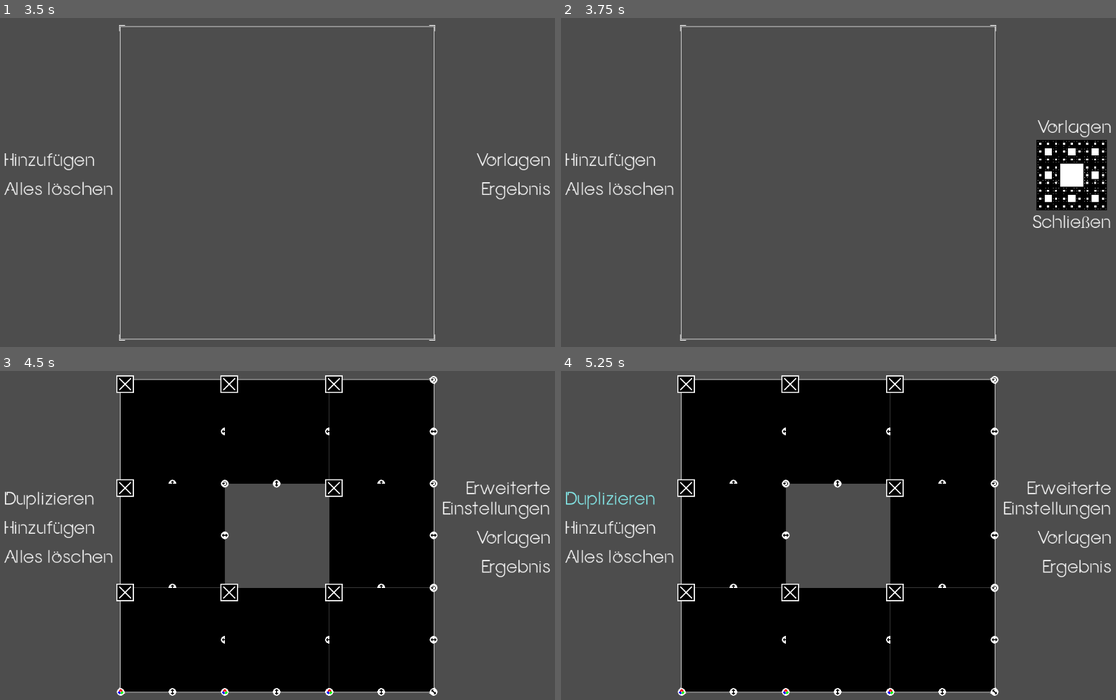
Above: before the commit, frames 1-4 (two rows, left to right).
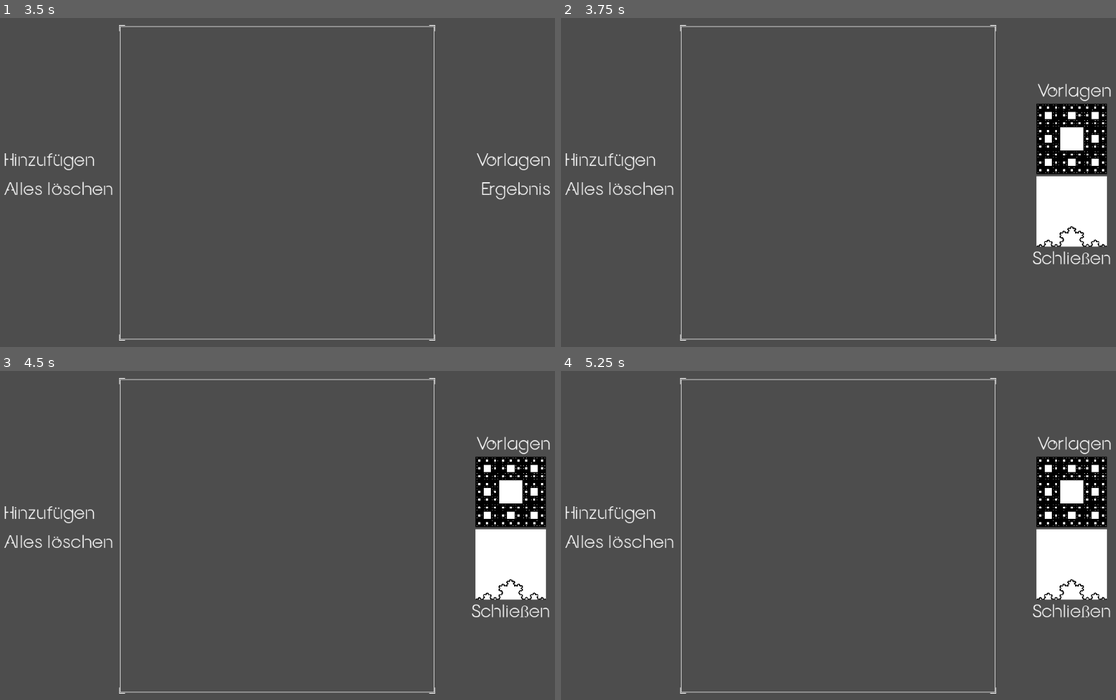
Above: after the commit, the same moments.

Repository: Anomasie/Fractals
Game: Godot game, scene res://scenes/GUI.tscn
The game is run twice, just before and just after one commit, with the same random seed, the same clock (stepped at 60 frames per second) and the same inputs.
Inputs (mouse positions are in pixels of both pictures, inside the frame that each line leads up to):
- Up to frame 1 (3.5 s): click "Alles löschen" at 0.5 s; click "Erweiterte Einstellungen" at 1.25 s; click "Hinzufügen" at 2 s; click (299, 116) at 2.75 s
- Up to frame 2 (3.75 s): click "Vorlagen" at 3.5 s
- Up to frame 3 (4.5 s): click (510, 528) at 4.27 s
- Up to frame 4 (5.25 s): click (622, 499) at 5 s, where only the run before the commit has a clickable "Duplizieren"

Frame 1 is identical in both runs. In frame 2, 4.9% of the frame differs, in the area x 85-100%, y 19-75%; in frame 3, 55%, in the area x 0-100%, y 1-99%; in frame 4, 55%.
Error before the commit: Invalid call. Nonexistent function 'get_contraction' in base 'Nil'. (res://scenes/PlaygroundUI.gd:94)
Error after the commit: Invalid call. Nonexistent function 'get_contraction' in base 'Nil'. (res://scenes/PlaygroundUI.gd:96)

Commit message:
added preset 2

Diff:
--- a/scenes/AdvancedOptions.gd
+++ b/scenes/AdvancedOptions.gd
@@ -29,10 +29,14 @@
 	# see below
 	if contraction.rotation == 0: # otherwise, weird rounding errors occur
 		Rotation.value = 0
-	elif contraction.rotation / (2 * PI) * 360 < 0:
-		Rotation.value = - contraction.rotation / (2 * PI) * 360
 	else:
-		Rotation.value = 360 - contraction.rotation / (2 * PI) * 360
+		var rot_value = 360 - contraction.rotation / (2 * PI) * 360
+		while rot_value < 0 or rot_value >= 360:
+			if rot_value < 0:
+				rot_value += 360
+			else:
+				rot_value -= 360
+		Rotation.value = rot_value
 	Mirror.button_pressed = contraction.mirrored
 
 func read_ui():
--- a/scenes/Playground.gd
+++ b/scenes/Playground.gd
@@ -34,7 +34,7 @@
 	# add some child
 	var Instance = await add(MyRect.position, true)
 	# update child's values to wanted ones
-	Instance.update_to( MyRect.get_contraction(origin), origin )
+	Instance.update_to(MyRect.get_contraction(origin), origin + Vector2(8,8))
 
 func focus(MyRect):
 	self.move_child(MyRect, -1)
--- a/scenes/PlaygroundUI.gd
+++ b/scenes/PlaygroundUI.gd
@@ -28,7 +28,9 @@
 	Playground.close_all()
 	editing_color = false
 	rect_editing_color = null
+	CurrentRect = null
 	ColorBar.hide()
+	_on_advanced_options_close_me()
 	_on_presets_close_me()
 
 func _on_results_pressed():
--- a/scenes/Presets.gd
+++ b/scenes/Presets.gd
@@ -3,24 +3,36 @@
 signal close_me
 signal load_preset
 
-const PRESETS = {
+var PRESETS = {
 	"Sierpinski": {
 		"texture": "res://assets/presets/SierpinskiCarpet.png",
 		"ifs": [
 			{
-				"translation": Vector2(0, 0),
+				"translation": Vector2(0, 1),
 				"contract": Vector2(1.0/3, 1.0/3),
 				"rotation": 0,
 				"mirrored": false
 			},
 			{
-				"translation": Vector2(1.0/3, 0),
+				"translation": Vector2(1.0/3, 1),
 				"contract": Vector2(1.0/3, 1.0/3),
 				"rotation": 0,
 				"mirrored": false
 			},
 			{
-				"translation": Vector2(2.0/3, 0),
+				"translation": Vector2(2.0/3, 1),
+				"contract": Vector2(1.0/3, 1.0/3),
+				"rotation": 0,
+				"mirrored": false
+			},
+			{
+				"translation": Vector2(0, 2.0/3),
+				"contract": Vector2(1.0/3, 1.0/3),
+				"rotation": 0,
+				"mirrored": false
+			},
+			{
+				"translation": Vector2(2.0/3, 2.0/3),
 				"contract": Vector2(1.0/3, 1.0/3),
 				"rotation": 0,
 				"mirrored": false
@@ -32,25 +44,42 @@
 				"mirrored": false
 			},
 			{
-				"translation": Vector2(2.0/3, 1.0/3),
+				"translation": Vector2(1.0/3, 1.0/3),
 				"contract": Vector2(1.0/3, 1.0/3),
 				"rotation": 0,
 				"mirrored": false
 			},
 			{
-				"translation": Vector2(0, 2.0/3),
+				"translation": Vector2(2.0/3, 1.0/3),
+				"contract": Vector2(1.0/3, 1.0/3),
+				"rotation": 0,
+				"mirrored": false
+			}
+		]
+	},
+	"Koch": {
+		"texture": "res://assets/presets/KochSnowflake.png",
+		"ifs": [
+			{
+				"translation": Vector2(0, 1.0/3),
 				"contract": Vector2(1.0/3, 1.0/3),
 				"rotation": 0,
 				"mirrored": false
 			},
 			{
-				"translation": Vector2(1.0/3, 2.0/3),
+				"translation": Vector2(1.0/3, 0) + Vector2(1.0/3, 0).rotated((60*PI) / 180) + Vector2(1.0/3, 0).rotated((30*PI) / 180),
 				"contract": Vector2(1.0/3, 1.0/3),
-				"rotation": 0,
+				"rotation": (60*PI) / 180,
 				"mirrored": false
 			},
 			{
-				"translation": Vector2(2.0/3, 2.0/3),
+				"translation": Vector2(1.0/3, 0) + Vector2(0, 1.0/3).rotated((60*PI) / 180),
+				"contract": Vector2(1.0/3, 1.0/3),
+				"rotation": -(60*PI) / 180,
+				"mirrored": false
+			},
+			{
+				"translation": Vector2(2.0/3, 1.0/3),
 				"contract": Vector2(1.0/3, 1.0/3),
 				"rotation": 0,
 				"mirrored": false
--- a/scenes/Rect.gd
+++ b/scenes/Rect.gd
@@ -118,7 +118,6 @@
 		contr.translation.y * Global.LOUPE.y
 	)
 	self.set_global_position( (real_position - Vector2(8,8)) + origin )
-	print(contr.translation, ", ", origin, " -> ", self.position)
 	# contraction
 	resize_rect(contr.contract.x * Global.LOUPE.x, contr.contract.y * Global.LOUPE.y)
 	# rotation
--- a/scripts/contraction.gd
+++ b/scripts/contraction.gd
@@ -26,7 +26,10 @@
 static func from_dict(dict):
 	var contr = Contraction.new()
 	if dict.has("translation"):
-		contr.translation = dict["translation"]
+		contr.translation = Vector2(
+			dict["translation"].x,
+			1 - dict["translation"].y
+		)
 	if dict.has("contract"):
 		contr.contract = dict["contract"]
 	if dict.has("rotation"):
Binary file added: assets/presets/KochSnowflake.png
Not shown, added: assets/presets/KochSnowflake.png.import
